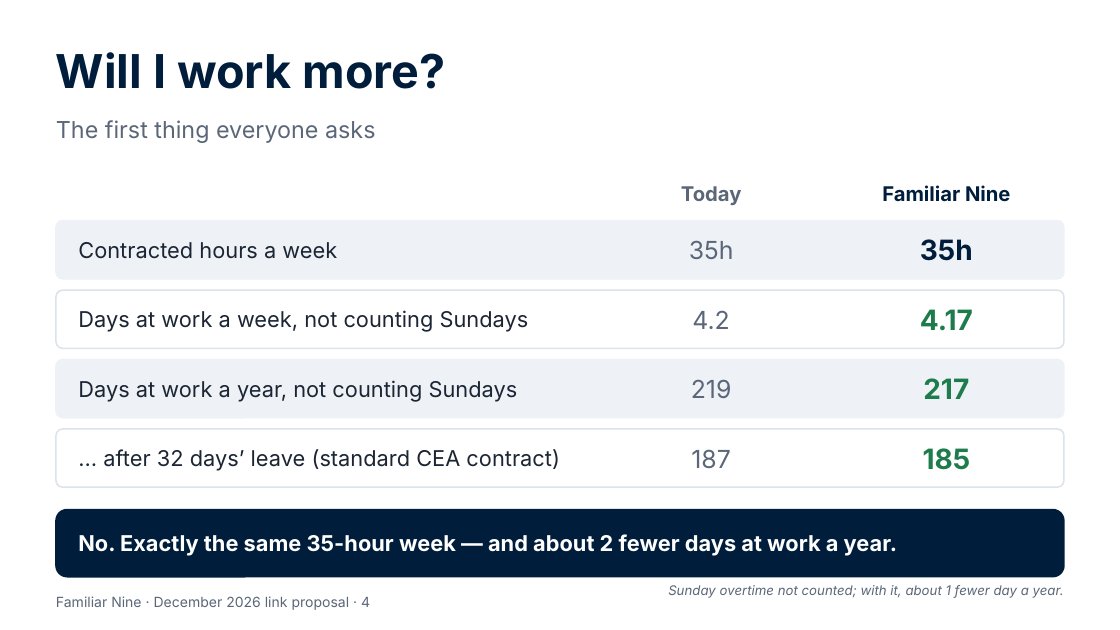
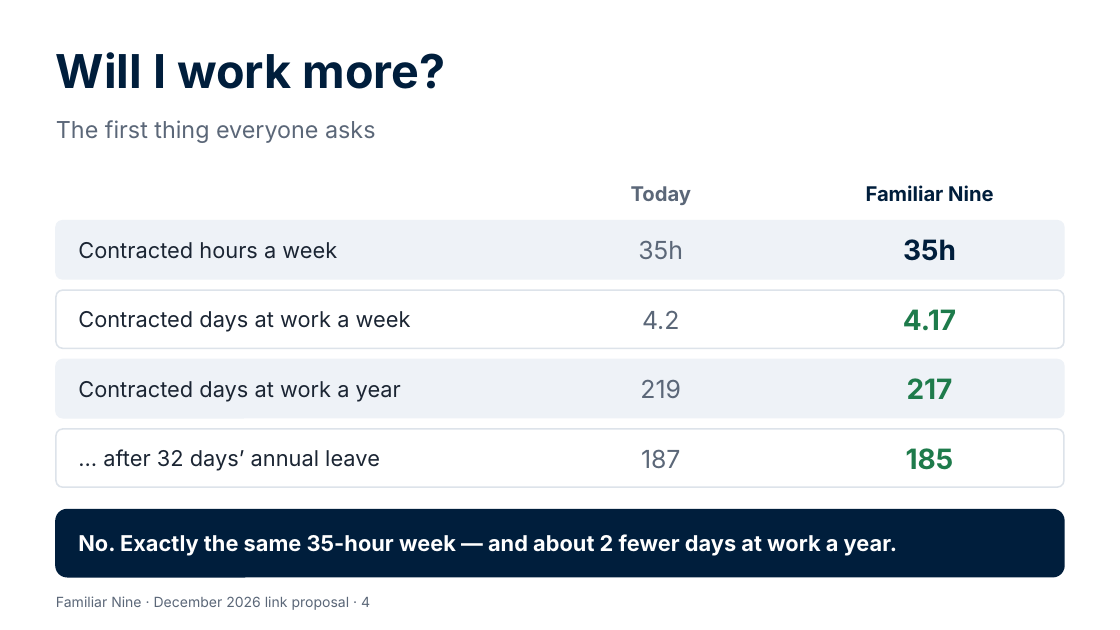
Before and after one commit to Garethdavidmiller/roster-app, a slide deck: slide 4 of docs/proposals/presentations/Familiar-Nine-for-colleagues.pptx. Drawn at 1120x630 pixels with LibreOffice and Linux fonts; fonts in the diff are those of the drawing. Boxes give left, top, right and bottom in pixels: in the first picture for what was removed or moved away, otherwise in the second. Text is boxed around its words. In the diff, an @@ line names an element or a change of style, - is before the commit and + after.

```diff
--- a/docs/proposals/presentations/Familiar-Nine-for-colleagues.pptx
+++ b/docs/proposals/presentations/Familiar-Nine-for-colleagues.pptx
@@ text "Today": place and size @@
-text "Today" at bbox=[681, 186, 742, 205]
+text "Today" at bbox=[631, 186, 692, 205]
@@ text "Familiar Nine": place and size @@
-text "Familiar Nine" at bbox=[882, 185, 1010, 202]
+text "Familiar Nine" at bbox=[866, 185, 993, 202]
@@ text "35h": place and size @@
-text "35h" at bbox=[689, 240, 734, 259]
+text "35h" at bbox=[638, 241, 683, 259]
@@ text "35h": place and size @@
-text "35h" at bbox=[920, 239, 973, 261]
+text "35h" at bbox=[903, 239, 956, 261]
@@ text "4.2": place and size @@
-text "4.2" at bbox=[692, 310, 729, 329]
+text "4.2" at bbox=[642, 310, 679, 329]
@@ text "4.17": place and size @@
-text "4.17" at bbox=[920, 309, 973, 331]
+text "4.17" at bbox=[903, 309, 956, 331]
@@ text at bbox=[78, 311, 411, 332]: text changed @@
-Days at work a week, not counting Sundays
+Contracted days at work a week
@@ text at bbox=[78, 381, 401, 402]: text changed @@
-Days at work a year, not counting Sundays
+Contracted days at work a year
@@ text "219": place and size @@
-text "219" at bbox=[691, 379, 732, 398]
+text "219" at bbox=[640, 379, 681, 398]
@@ text "217": place and size @@
-text "217" at bbox=[923, 378, 969, 399]
+text "217" at bbox=[907, 378, 953, 399]
@@ text at bbox=[103, 449, 380, 471]: text changed @@
-… after 32 days’ leave (standard CEA contract)
+… after 32 days’ annual leave
@@ text "187": place and size @@
-text "187" at bbox=[691, 449, 730, 468]
+text "187" at bbox=[641, 449, 680, 468]
@@ text "185": place and size @@
-text "185" at bbox=[923, 448, 971, 470]
+text "185" at bbox=[906, 448, 954, 470]
@@ text removed at bbox=[668, 585, 1064, 598] @@
-Sunday overtime not counted; with it, about 1 fewer day a year.
```
Also in this commit, not shown: 6 other slides changed, 4 other files.
